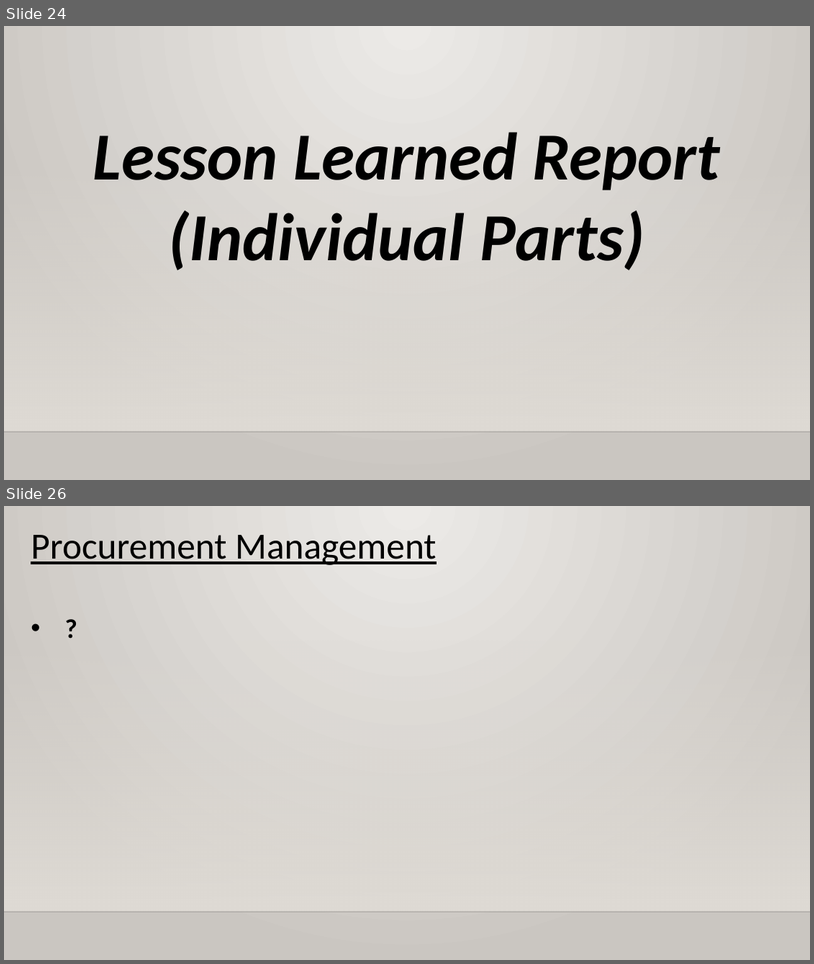
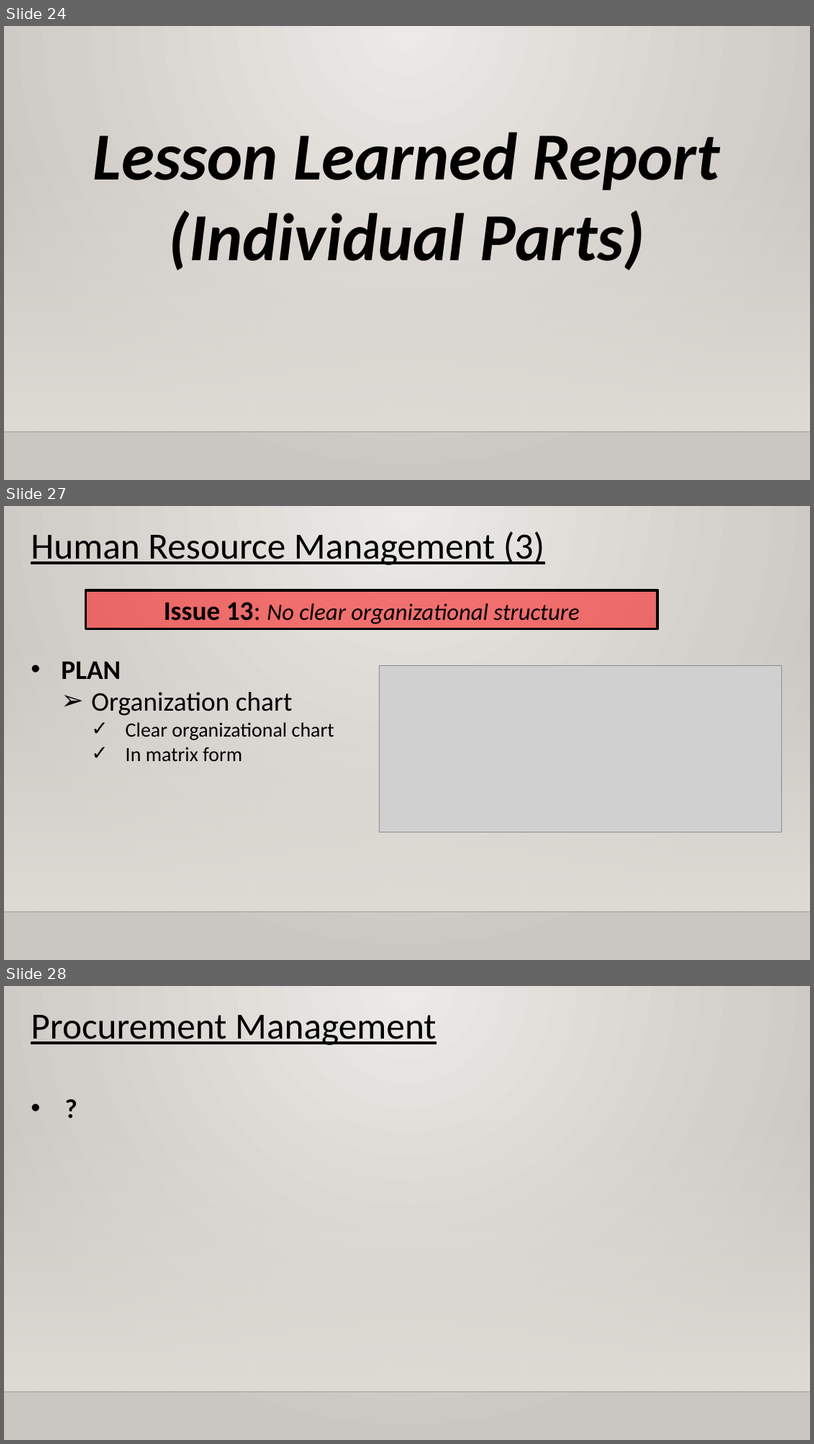
Before and after one commit to XtremisStudio/Project-Management, a slide deck: [zhiyinEdit]PRMGT_Presentation.pptx. Shown one above the other, each under a label of ours: slides 24 and 26 before the commit, slides 24, 27 and 28 after it; the slides between them are not shown. The pictures are 814x964 and 814x1444 pixels, drawn with LibreOffice and Linux fonts; fonts in the diff are those of the drawing; grey boxes stand for pictures; background and template pictures are left out. Boxes give left, top, right and bottom in pixels: in the first picture for what was removed or moved away, otherwise in the second. Text is boxed around its words. In the diff, an @@ line names an element or a change of style, - is before the commit and + after.

```diff
--- a/[zhiyinEdit]PRMGT_Presentation.pptx
+++ b/[zhiyinEdit]PRMGT_Presentation.pptx
@@ slide 27 added at [4, 506, 810, 960], background gradient #ECEAE7 to #CAC7C1; not listed: 2 template elements that a slide beside it also shows @@
@@ text added at [31, 531, 545, 565], 44 pt, text #000000, underline @@
+Human Resource Management (3)
@@ rectangle added at [85, 590, 658, 629], fill #FF0000 at 50% opacity, outline #000000 3 pt, 28 pt, text #000000, italic @@
+Issue 13: No clear organizational structure
@@ text added at [61, 661, 334, 761], 24 pt, text #000000 @@
+• PLAN
+  ➢ Organization chart
+    ✓ Clear organizational chart
+    ✓ In matrix form
@@ picture added at [379, 666, 782, 832] @@
@@ what was slide 26 is now slide 28 @@
```
Also in this commit, not shown: 2 slides changed, 1 other slide added.
